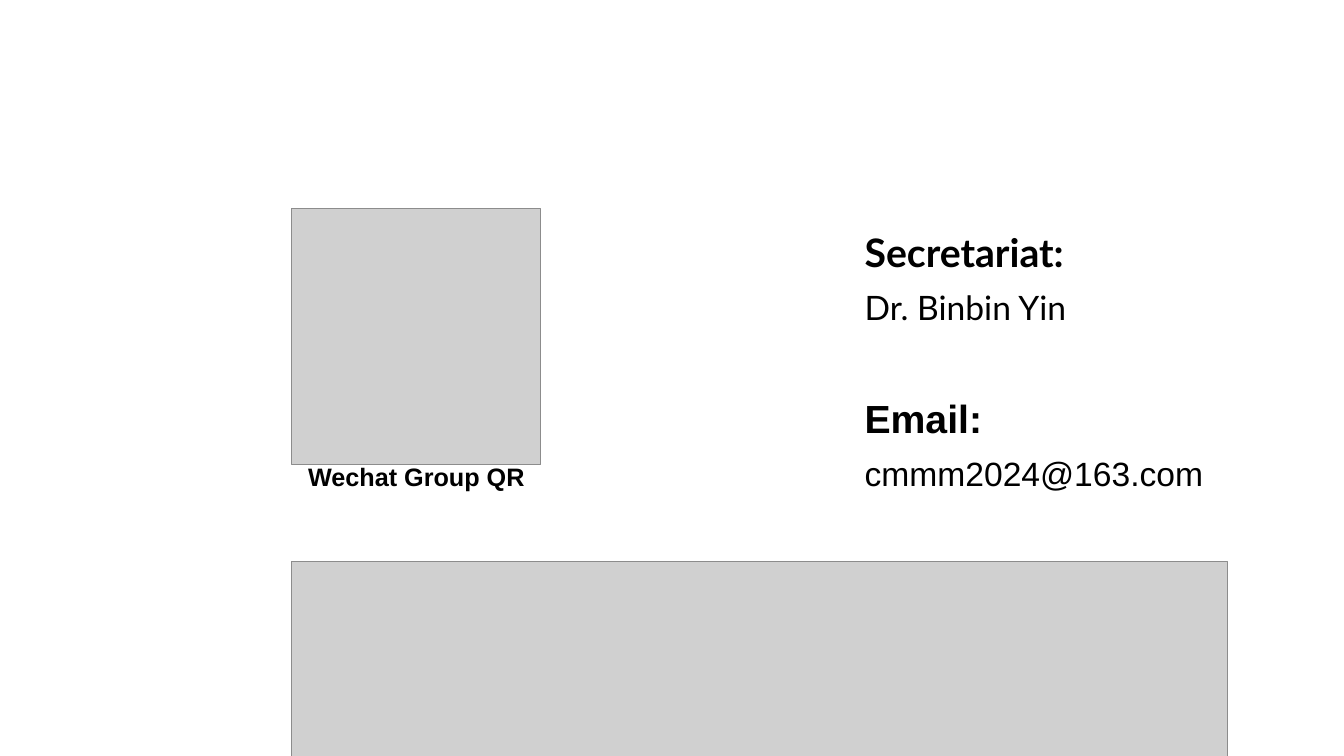
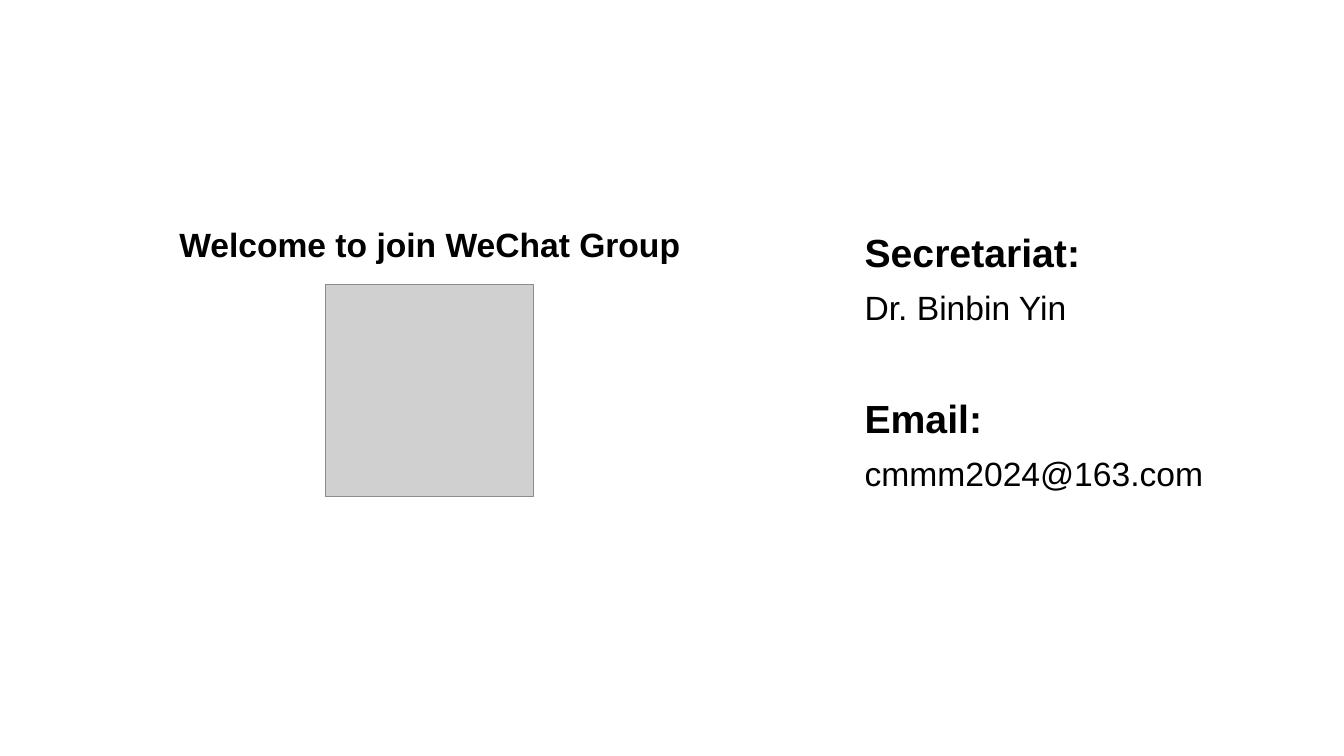
Before and after one commit to zhangxy911/zhangxy911.github.io, a slide deck: slide 16 of assets/figures.pptx. Drawn at 1344x756 pixels with LibreOffice and Linux fonts; fonts in the diff are those of the drawing; grey boxes stand for pictures. Boxes give left, top, right and bottom in pixels: in the first picture for what was removed or moved away, otherwise in the second. Text is boxed around its words. In the diff, an @@ line names an element or a change of style, - is before the commit and + after.

```diff
--- a/assets/figures.pptx
+++ b/assets/figures.pptx
@@ text at <box>179,232,680,264</box>: text changed; size 18 to 24 pt @@
-Wechat Group QR
+Welcome to join WeChat Group
@@ text at <box>865,238,1080,321</box>: font Lato to Arial in "Secretariat:", "Dr. Binbin Yin" @@
@@ picture: place and size @@
-picture at <box>292,209,541,465</box>
+picture at <box>326,284,533,497</box>
@@ picture removed at <box>292,562,1229,756</box> @@
```
Also in this commit, not shown: 5 other files.
